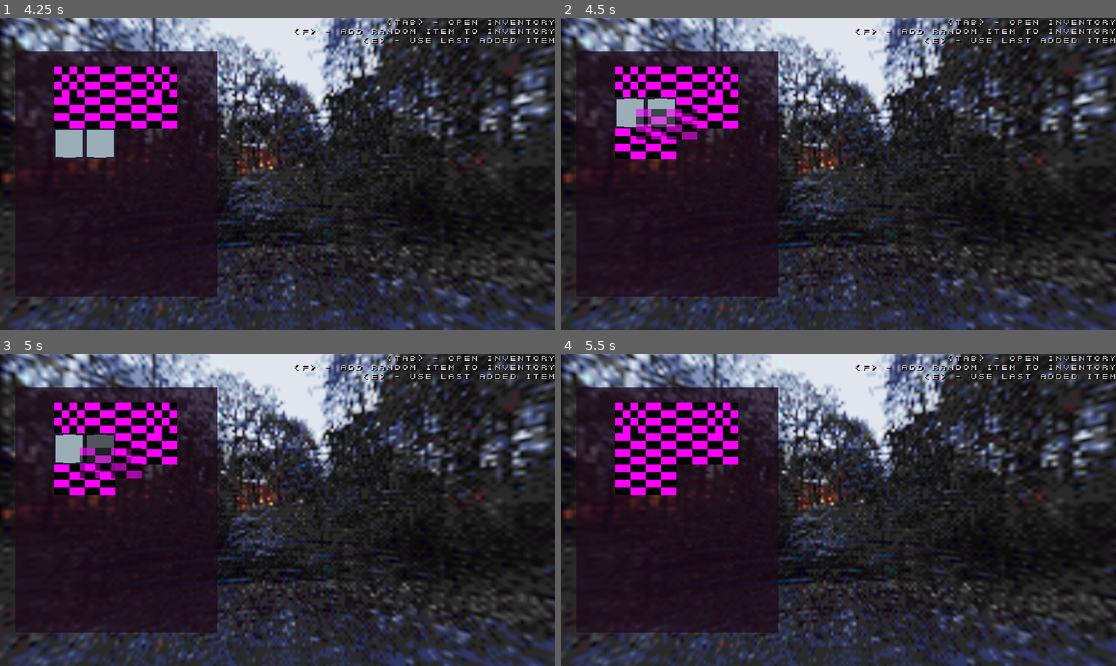
Above: before the commit, frames 1-4 (two rows, left to right).
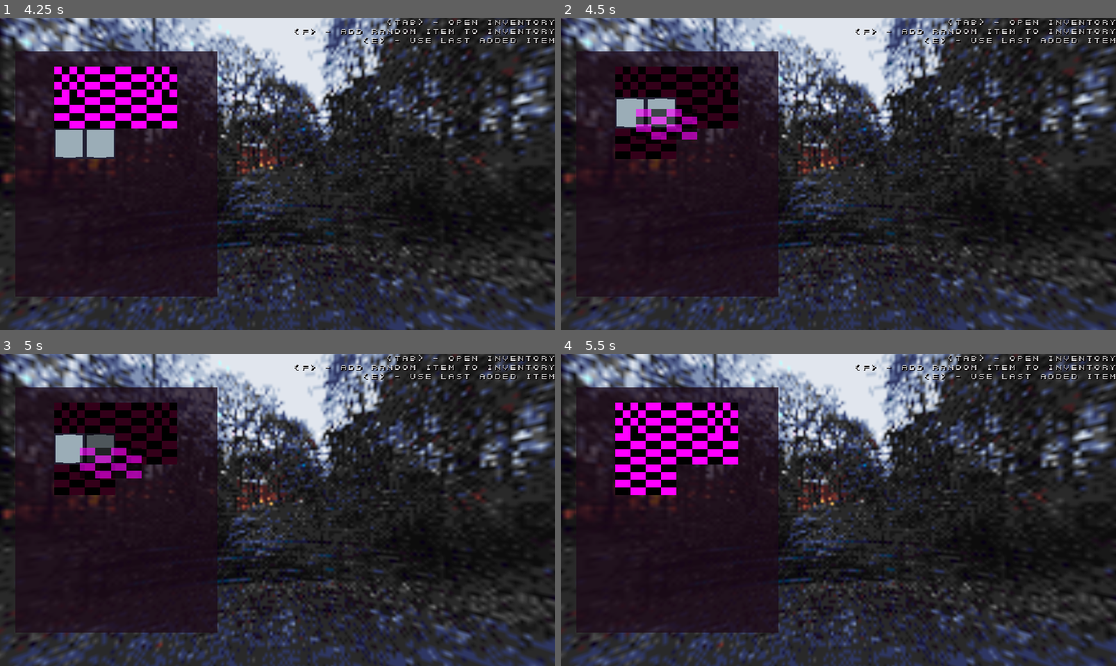
Above: after the commit, the same moments.

Repository: asciislvt/musical-sniffle
Game: Godot game, scene res://main.tscn
Two runs of this game, one before a commit and one after it. Both use one fixed random seed, a clock stepped at 60 frames per second and the inputs below.
Inputs (mouse positions are in pixels of both pictures, inside the frame that each line leads up to):
- Up to frame 1 (4.25 s): tap Enter at 0.5, 2, 3.5 s; move the mouse to (399, 158) at 0.52 s; tap F (add_item) at 0.6, 1.35, 2.3, 3.05, 3.6 s; click (399, 158) at 0.67 s; tap Space at 1.25, 2.75 s; move the mouse to (166, 189) at 1.27 s; click (166, 189) at 1.42 s; move the mouse to (333, 105) at 2.02 s; click (333, 105) at 2.1 s; move the mouse to (249, 236) at 2.77 s; tap Tab (tab) at 2.85 s; click (249, 236) at 2.92 s; move the mouse to (444, 220) at 3.52 s; click (444, 220) at 3.67 s
- Up to frame 2 (4.5 s): tap Space at 4.25 s; move the mouse to (672, 127) at 4.27 s; tap F (add_item) at 4.35 s; click (672, 127) at 4.42 s
- Up to frame 3 (5 s): no input
- Up to frame 4 (5.5 s): move the mouse to (866, 510) at 5.02 s; click (866, 510) at 5.1 s; tap F (add_item) at 5.3 s

Frame 1 is identical in both runs. In frame 2, 2.2% of the frame differs, in the area x 9-32%, y 15-46%; in frame 3, 2.2%; in frame 4, nothing differs.
Error after the commit: Invalid access to property or key 'inv_item_placed' on a base object of type 'Node (global.gd)'. (res://inventory/inventory.gd:12)

Commit message:
haha waht

Diff:
--- a/global.gd
+++ b/global.gd
@@ -3,8 +3,9 @@
 signal inv_player_data_requested(_node: InventoryGrid)
 signal item_picked(_item: ItemData)
 signal inv_updated(_data: InventoryData)
+signal inv_item_moved(_id: int, _new_anchor: Vector2i)
 
-@export var _item_pool: Array[ItemData]
+@export var item_pool: Array[ItemData]
 
 func _unhandled_input(event: InputEvent) -> void:
 	if event is InputEventKey:
@@ -12,5 +13,5 @@
 			item_picked.emit(_random_item())
 
 func _random_item() -> ItemData:
-	var i: int = randi_range(0, _item_pool.size() - 1)
-	return _item_pool[i]
+	var i: int = randi_range(0, item_pool.size() - 1)
+	return item_pool[i]
--- a/global.tscn
+++ b/global.tscn
@@ -8,4 +8,4 @@
 
 [node name="Global" type="Node"]
 script = ExtResource("1_6q3x5")
-_item_pool = Array[ExtResource("2_hhif3")]([ExtResource("3_74nqk"), ExtResource("4_ol57v"), ExtResource("5_gfa4i")])
+item_pool = Array[ExtResource("2_hhif3")]([ExtResource("3_74nqk"), ExtResource("4_ol57v"), ExtResource("5_gfa4i")])
--- a/inventory/grid_item_data.gd
+++ b/inventory/grid_item_data.gd
@@ -1,6 +1,7 @@
 extends Resource
 class_name GridItemData
 
+var id: int
 var anchor_pos: Vector2i
 var pos_taken: Array[Vector2i]
 var offsets: Array[Vector2i]
@@ -11,3 +12,18 @@
 	anchor_pos = pos_taken[0]
 	offsets = _data.shape_offset
 	icon = _data.icon
+
+func set_id(_id: int) -> void:
+	id = _id
+
+func set_position(_anchor: Vector2i) -> void:
+	anchor_pos = _anchor
+	pos_taken.clear()
+	for offset in offsets:
+		pos_taken.append(anchor_pos + offset)
+
+func get_positions_taken() -> Array[Vector2i]:
+	if pos_taken.is_empty():
+		return []
+
+	return pos_taken
--- a/inventory/inventory.gd
+++ b/inventory/inventory.gd
@@ -9,6 +9,11 @@
 	data.init_inv()
 	Global.inv_player_data_requested.connect(self._on_data_requested)
 	Global.item_picked.connect(self._on_item_picked)
+	Global.inv_item_placed.connect(self._on_item_moved)
+
+func _on_item_moved(_id: int, _anchor: Vector2i) -> void:
+	pass
+	# data.try_move_item()
 
 func _on_data_requested(_requester: InventoryGrid) -> void:
 	_requester.set_data(data)
--- a/inventory/inventory_data.gd
+++ b/inventory/inventory_data.gd
@@ -17,17 +17,24 @@
 	if _positions.is_empty():
 		print_debug("no space >:((")
 	else:
-		_place_item(_positions, _data)
+		_add_item(_positions, _data)
 
-func try_place_item(_data: GridItemData) -> void:
-	pass
+func try_move_item(_id: int, _new_anchor: Vector2i) -> void:
+	var _item: GridItemData = _item_array[_id]
+	var _positions_taken = _item.get_positions_taken()
 
-func _place_item(_positions: Array[Vector2i], _data: ItemData) -> void:
+
+
+# func _move_item(_data: GridItemData) -> void:
+# 	pass
+
+func _add_item(_positions: Array[Vector2i], _data: ItemData) -> void:
 	var _new_item = GridItemData.new(_positions, _data)
 	for _pos in _positions:
 		_grid_positions.erase(_pos)
 
 	_item_array.append(_new_item)
+	_new_item.set_id(_item_array.size() - 1)
 
 func _find_free_positions(_data: ItemData) -> Array[Vector2i]:
 	var _item_offset: Array[Vector2i] = _data.shape_offset
--- a/inventory/ui/grid-inventory/grid_item.gd
+++ b/inventory/ui/grid-inventory/grid_item.gd
@@ -3,6 +3,7 @@
 
 @export var icon: TextureRect
 
+var _id: int
 var _anchor: Vector2i
 var _pos_taken: Array[Vector2i]
 var _offsets: Array[Vector2i]
@@ -21,6 +22,7 @@
 
 func load_item(_data: GridItemData) -> void:
 	icon.texture = _data.icon
+	_id = _data.id
 	_anchor = _data.anchor_pos
 	_pos_taken = _data.pos_taken
 	_offsets = _data.offsets
@@ -41,18 +43,19 @@
 	if !tween.is_valid():
 		tween.kill()
 
-	tween.tween_property(self, "position", _anchor_slot.position, 0.2)
+	tween.tween_property(self, "position", _anchor_slot.position, 0.15)
 
-# func _on_item_held() -> void:
-# 	if _state != NodeStates.ITEM_HELD:
-# 		pass
-# 		_set_state(NodeStates.ITEM_HOVER)
-#
-# func _on_item_placed() -> void:
-# 	_set_state(NodeStates.ITEM_DEFAULT)
+func _on_item_held() -> void:
+	if _state != NodeStates.ITEM_HELD:
+		_set_state(NodeStates.ITEM_LOCKED)
+		icon.mouse_filter = Control.MOUSE_FILTER_IGNORE
+
+func _on_item_placed() -> void:
+	_set_state(NodeStates.ITEM_DEFAULT)
+	icon.mouse_filter = Control.MOUSE_FILTER_PASS
 
 func _on_mouse_entered() -> void:
-	if _state != NodeStates.ITEM_HELD:
+	if _state != NodeStates.ITEM_HELD || _state != NodeStates.ITEM_LOCKED:
 		_set_state(NodeStates.ITEM_HOVER)
 
 	return
--- a/inventory/ui/grid-inventory/grid_node.gd
+++ b/inventory/ui/grid-inventory/grid_node.gd
@@ -39,8 +39,8 @@
 			mouse_filter = Control.MOUSE_FILTER_PASS
 			self.modulate = Color(1, 1, 1, 1)
 		NodeStates.ITEM_LOCKED:
-			mouse_filter = Control.MOUSE_FILTER_STOP
-			self.modulate = Color(0.4, 0.4, 0.4, 1)
+			mouse_filter = Control.MOUSE_FILTER_PASS
+			self.modulate = Color(0.2, 0.1, 0.1, 1)
 		NodeStates.ITEM_HOVER:
 			self.modulate = Color(0.8, 0.8, 0.8, 1)
 		NodeStates.ITEM_HELD:
--- a/inventory/ui/grid-inventory/inventory_grid.gd
+++ b/inventory/ui/grid-inventory/inventory_grid.gd
@@ -71,10 +71,11 @@
 		_anchor_slot = _slot_hovered
 	else:
 		_anchor_slot = _slots[_item_held._anchor]
+		_item_held.place_item(_anchor_slot)
+		_item_held = null
+		item_placed.emit()
 
-	_item_held.place_item(_anchor_slot)
-	_item_held = null
-	item_placed.emit()
+	Global.inv_item_moved.emit(_item_held._id, _anchor_slot._grid_position)
 
 func _clear_slots() -> void:
 	for _child in slot_container.get_children():
@@ -87,6 +88,9 @@
 
 func _add_item(_parent: Control, _data: GridItemData):
 	var _item: GridItem = item_scene.instantiate()
+
+	item_placed.connect(_item._on_item_placed)
+	item_picked.connect(_item._on_item_held)
 
 	_item.set_position(_parent.position)
 	_item.load_item(_data)
